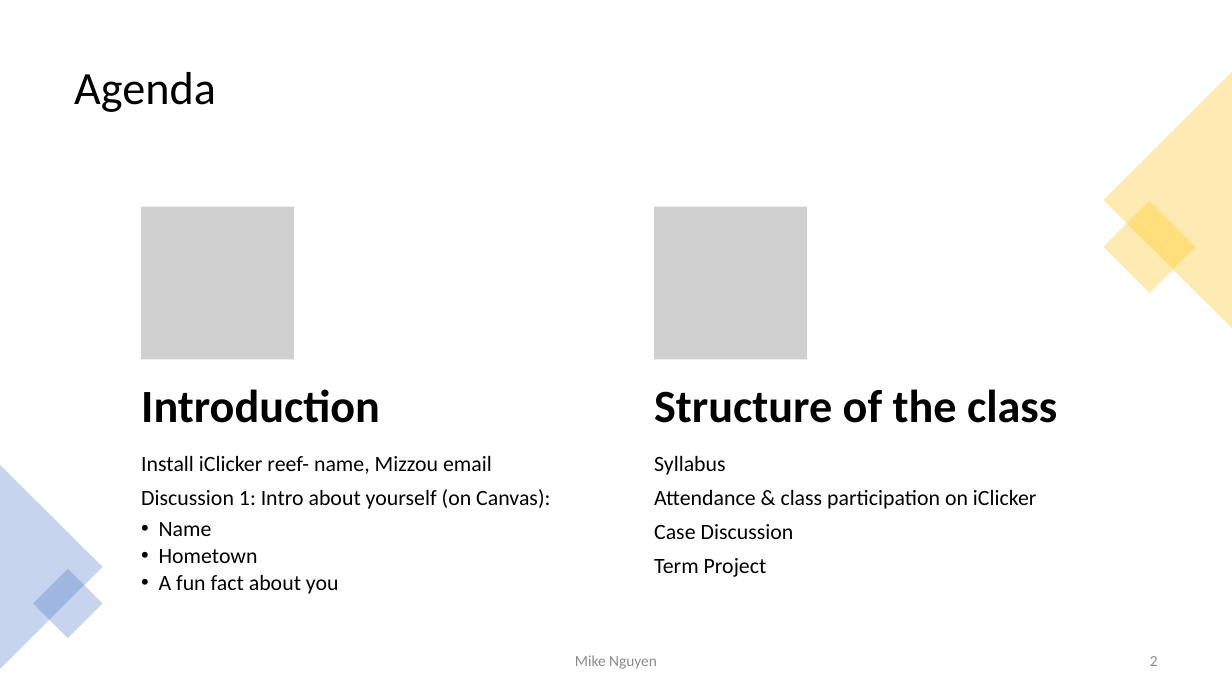
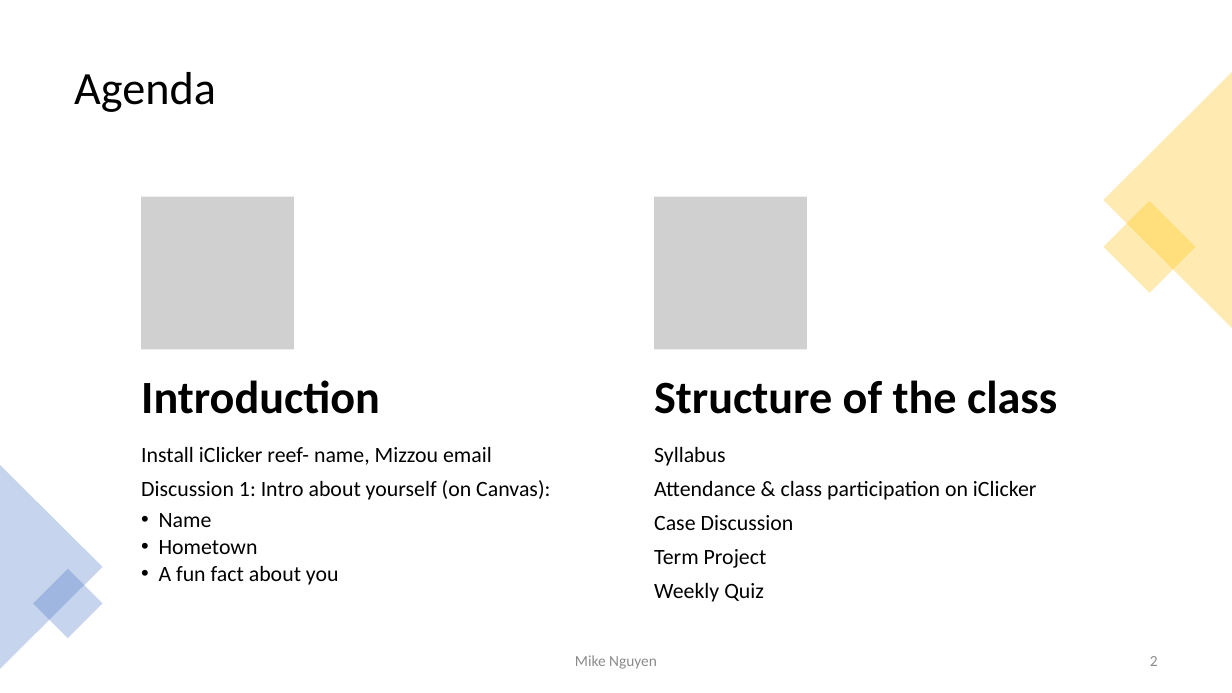
Before and after one commit to mikenguyen13/mar4050, a slide deck: slide 2 of lectures/1/1_Introduction to Marketing Research.pptx. Drawn at 1232x693 pixels with LibreOffice and Linux fonts; fonts in the diff are those of the drawing; grey boxes stand for pictures. Boxes give left, top, right and bottom in pixels: in the first picture for what was removed or moved away, otherwise in the second. Text is boxed around its words. In the diff, an @@ line names an element or a change of style, - is before the commit and + after.

```diff
--- a/lectures/1/1_Introduction to Marketing Research.pptx
+++ b/lectures/1/1_Introduction to Marketing Research.pptx
@@ 2 texts, 2 pictures: place and size @@
-2 texts, 2 pictures at [141,207,1057,423]
+2 texts, 2 pictures at [141,197,1057,414]
@@ text "Install iClicker reef- name, Mizzou ...": place and size @@
-text "Install iClicker reef- name, Mizzou ..." at [141,456,550,594]
+text "Install iClicker reef- name, Mizzou ..." at [141,447,550,585]
@@ text "Syllabus": place and size @@
-text "Syllabus" at [654,456,1037,577]
+text "Syllabus" at [654,447,1037,602]
@@ text at [654,583,764,602]: paragraph added @@
+Weekly Quiz
```
Also in this commit, not shown: 5 other slides changed, 1 slide added, 9 other files.
